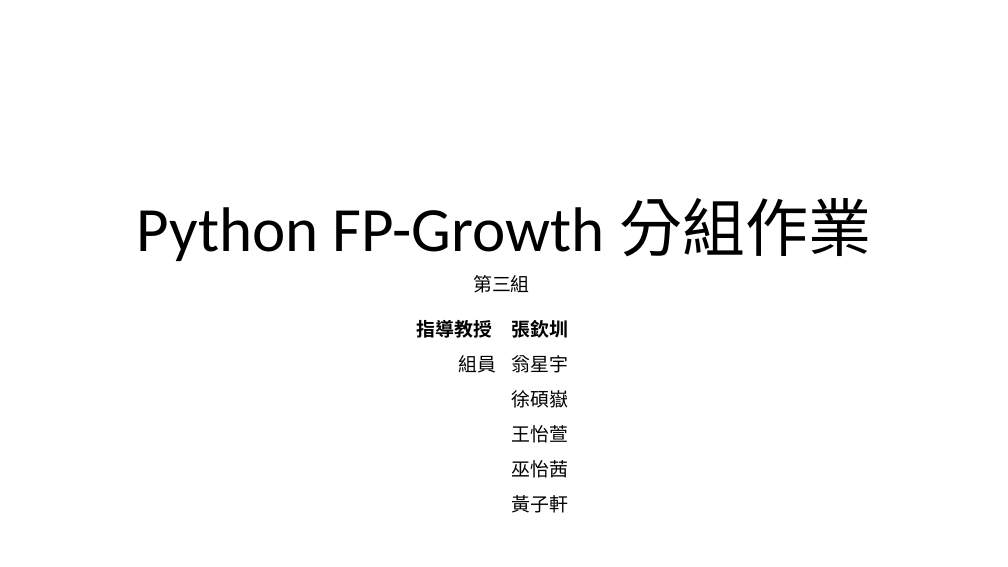
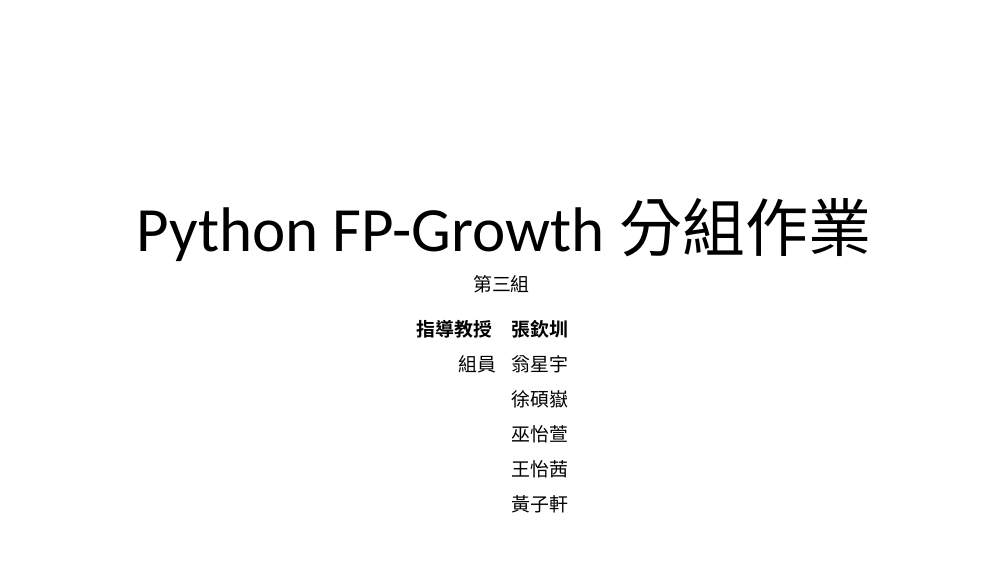
Before and after one commit to Xhadow0823/PythonProjects, a slide deck: slide 1 of FINAL/PT3.pptx. Drawn at 1008x567 pixels with LibreOffice and Linux fonts; fonts in the diff are those of the drawing. Boxes give left, top, right and bottom in pixels: in the first picture for what was removed or moved away, otherwise in the second. Text is boxed around its words. In the diff, an @@ line names an element or a change of style, - is before the commit and + after.

Commit message:
Update PT3.pptx
as title

```diff
--- a/FINAL/PT3.pptx
+++ b/FINAL/PT3.pptx
@@ table at box(168, 311, 839, 517) @@
-row 4, column 2: 王怡萱
+row 4, column 2: 巫怡萱
-row 5, column 2: 巫怡茜
+row 5, column 2: 王怡茜
```
